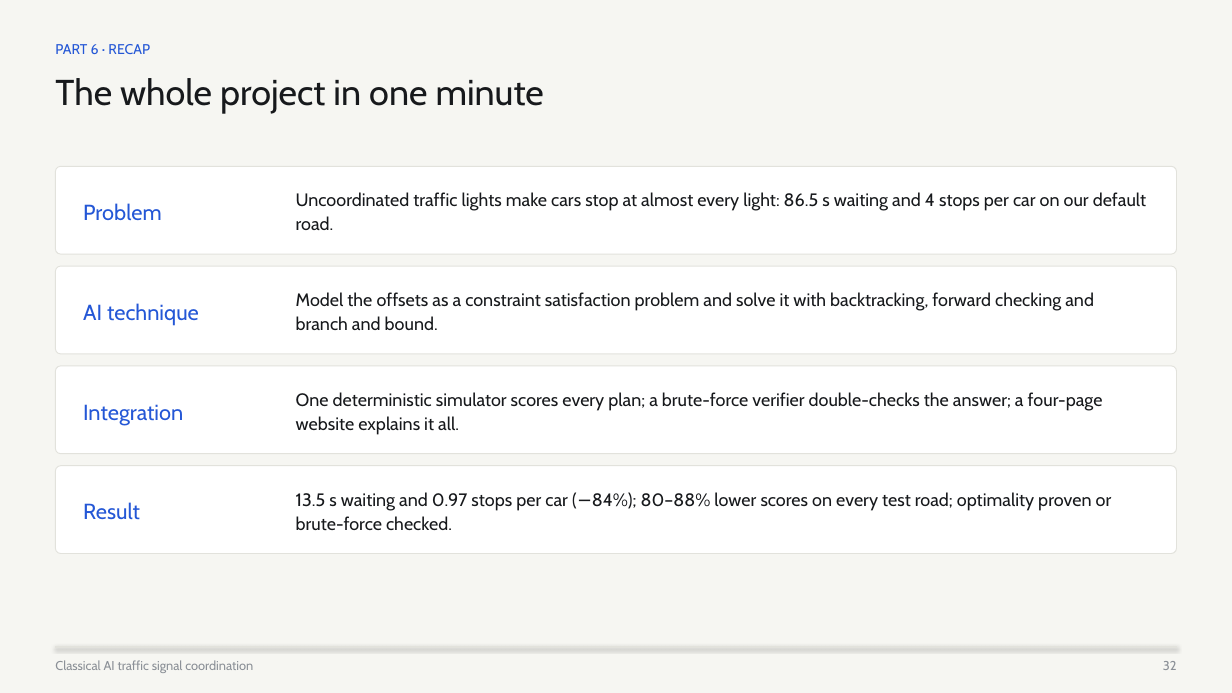
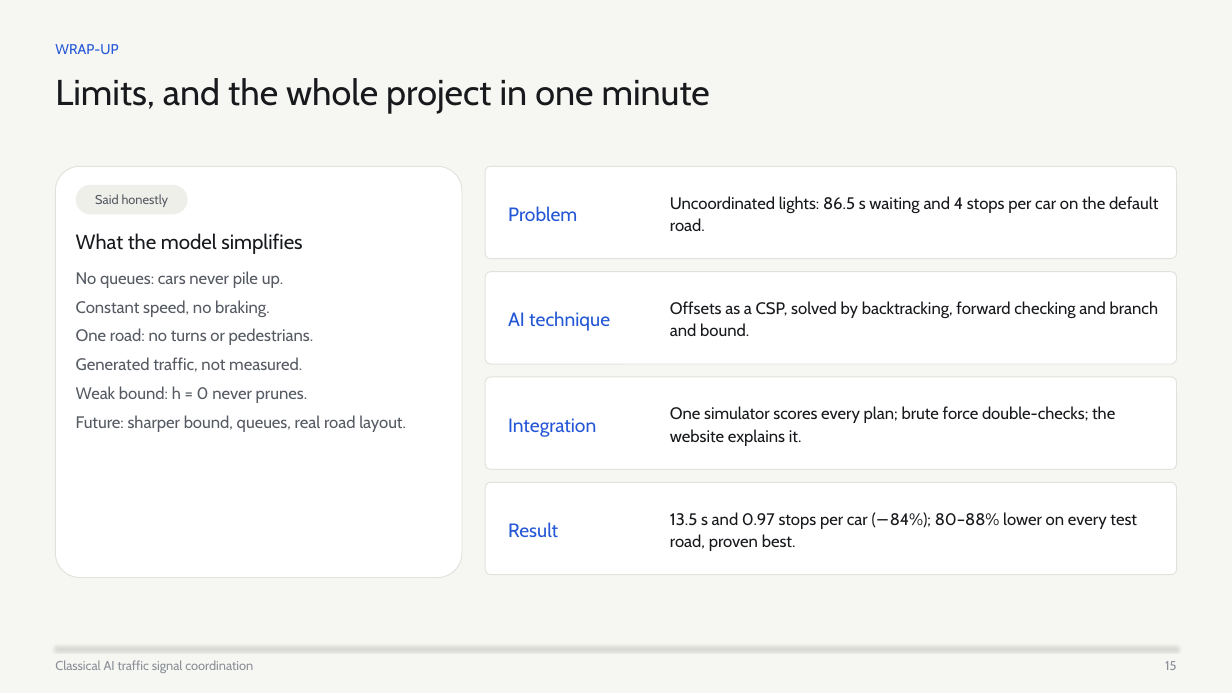
Before and after one commit to vyeos/fai-project, a slide deck: slide 15 of deliverables/final_slides.pptx (slide 32 before the commit). Drawn at 1232x693 pixels with LibreOffice and Linux fonts; fonts in the diff are those of the drawing. Boxes give left, top, right and bottom in pixels: in the first picture for what was removed or moved away, otherwise in the second. Text is boxed around its words. In the diff, an @@ line names an element or a change of style, - is before the commit and + after.

```diff
--- a/deliverables/final_slides.pptx
+++ b/deliverables/final_slides.pptx
@@ text at (55, 44, 118, 54): text changed @@
-PART 6 · RECAP
+WRAP-UP
@@ text at (55, 78, 710, 114): text changed @@
-The whole project in one minute
+Limits, and the whole project in one minute
@@ rounded rectangle: place and size @@
-rounded rectangle at (55, 166, 1177, 254)
+rounded rectangle at (55, 166, 462, 578)
@@ rounded rectangle added at (485, 166, 1177, 259), fill #FFFFFF, outline #E2E2DC 0.75 pt @@
@@ text "Problem": place and size @@
-text "Problem" at (83, 203, 162, 221)
+text "Problem" at (508, 206, 577, 221)
@@ rounded rectangle added at (76, 185, 188, 214), fill #EFEFEA, 10 pt, text #565B63 @@
+Said honestly
@@ text at (670, 196, 1158, 231): text changed; size 14 to 13 pt @@
-Uncoordinated traffic lights make cars stop at almost every light: 86.5 s waiting and 4 stops per car on our default road.
+Uncoordinated lights: 86.5 s waiting and 4 stops per car on the default road.
@@ text added at (76, 233, 302, 254), 16 pt, text #17191C @@
+What the model simplifies
@@ text added at (76, 271, 406, 432), 13 pt, text #565B63 @@
+No queues: cars never pile up.
+Constant speed, no braking.
+One road: no turns or pedestrians.
+Generated traffic, not measured.
+Weak bound: h = 0 never prunes.
+Future: sharper bound, queues, real road layout.
@@ rounded rectangle: place and size @@
-rounded rectangle at (55, 266, 1177, 354)
+rounded rectangle at (485, 272, 1177, 364)
@@ text "AI technique": place and size @@
-text "AI technique" at (83, 303, 199, 326)
+text "AI technique" at (508, 311, 610, 331)
@@ text at (670, 301, 1158, 336): text changed; size 14 to 13 pt @@
-Model the offsets as a constraint satisfaction problem and solve it with backtracking, forward checking and branch and bound.
+Offsets as a CSP, solved by backtracking, forward checking and branch and bound.
@@ rounded rectangle: place and size @@
-rounded rectangle at (55, 366, 1177, 454)
+rounded rectangle at (485, 377, 1177, 470)
@@ text "Integration": place and size @@
-text "Integration" at (83, 404, 183, 426)
+text "Integration" at (508, 418, 596, 437)
@@ text at (670, 406, 1115, 446): text changed; size 14 to 13 pt @@
-One deterministic simulator scores every plan; a brute-force verifier double-checks the answer; a four-page website explains it all.
+One simulator scores every plan; brute force double-checks; the website explains it.
@@ rounded rectangle: place and size @@
-rounded rectangle at (55, 466, 1177, 554)
+rounded rectangle at (485, 482, 1177, 575)
@@ size 17 to 15 pt in 4 elements at (508, 206, 577, 221), (508, 311, 610, 331), (508, 418, 596, 437), (508, 522, 558, 538) @@
@@ text "Result": place and size @@
-text "Result" at (83, 502, 140, 520)
+text "Result" at (508, 522, 558, 538)
@@ text at (670, 512, 1137, 551): text changed; size 14 to 13 pt @@
-13.5 s waiting and 0.97 stops per car (−84%); 80–88% lower scores on every test road; optimality proven or brute-force checked.
+13.5 s and 0.97 stops per car (−84%); 80–88% lower on every test road, proven best.
@@ text at (1165, 661, 1176, 670): text changed @@
-32
+15
```
Also in this commit, not shown: 13 other slides changed, 1 slide added, 19 slides removed, 3 other files.
